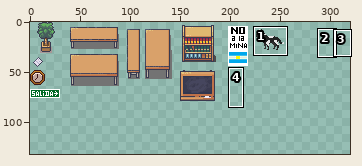
One commit to this sprite sheet: Assets/Proyecto/AssetsNoneGame/Objetos-y-Mas.png. Above, an overview of the earlier version with the close-up marked.
Close-up. Earlier state:
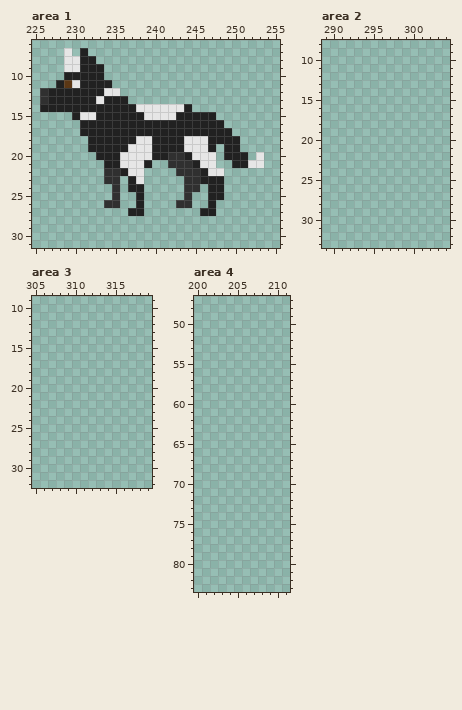
The file is 320x240 pixels. Pixels under 10% opacity are left out. Colours within 5 levels of each other are drawn and written as one. Shown: area 1: x 225..255, y 6..31; area 2: x 289..304, y 8..33; area 3: x 305..319, y 9..32; area 4: x 200..211, y 47..83. The wide view leaves out empty margins. The commit also changed other parts of the picture, which this record leaves out.
New version:
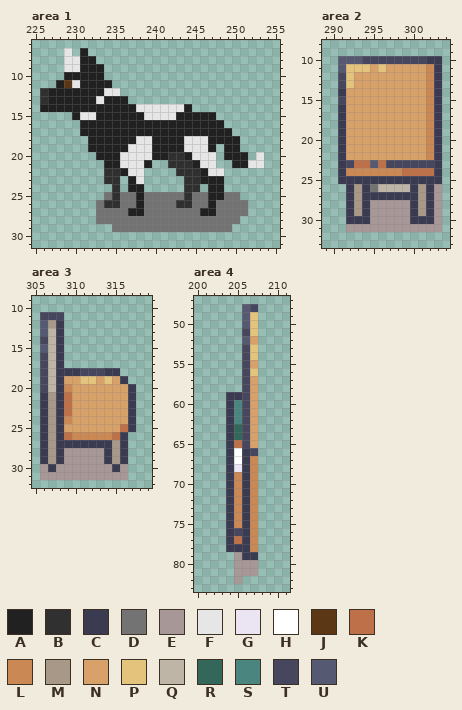
Palette (. is transparent): A #212121  B #303030  C #3a3a50  D #737373  E #a79796  F #e6e6e6  G #ebe4f2  H #ffffff  J #5b3715  K #be7149  L #ca8854  M #a79888  N #d9a16a  P #e4c47c  Q #beb5a6  R #32675a  S #4a8580  T #46465e  U #565972
From old to new:
Changed rows in their new state; - is an unchanged pixel.
Area 1:
first column x 233:
25 -D-DD-DDDDD-DD--DD-
26 D--DD-DDDD--DD-DDDD
27 DDDD--DDDDDDD--DDDD
28 DDDDDDDDDDDDDDDDDD-
29 --DDDDDDDDDDDDDDD--
Area 2:
first column x 291:
10 UUUTTTTTTTTCC
11 UPPPNPNNNNNLC
12 TPNNNNNNNNNLC
13 TPNNNNNNNNNLC
14 CNNNNNNNNNNLC
15 TNNNNNNNNNNLC
16 CNNNNNNNNNNLC
17 CNNNNNNNNNNLC
18 CNNNNNNNNNNLC
19 CNNNNNNNNNNLC
20 CNNNNNNNNNNLC
21 CNNNNNNNNNNLC
22 CNNNNNNNNNNLC
23 CTKKUKTTTTTTC
24 CLLLLLLLKKKKC
25 CCCCCCCCCCCCC
26 -CMCDQQQQCMCE
27 -CMCCCCCCCMCE
28 -CMCEEEEECMCE
29 -CMCEEEEECMCE
30 -CCCEEEEECCCE
31 -EEEEEEEEEEEE
Area 3:
first column x 306:
11 TTT---------
12 UMC---------
13 UQC---------
14 TQC---------
15 UQC---------
16 TQC---------
17 TQC---------
18 TQCCCTTTCC--
19 TQCNNPPNPNC-
20 TQCLNNNNNNNC
21 CMCKNNNNNNNC
22 CMCKNNNNNNNC
23 CMCKNNNNNNNC
24 CMCLNNNNNNNC
25 CMCNNNNNNNKC
26 CMCKLLLLLKC-
27 CMCCCCCCCMC-
28 CMCEEEEECMC-
29 CMCEEEEECMC-
30 ECEEEEEEECE-
31 EEEEEEEEEEE-
Area 4:
first column x 204:
48 --UT
49 --UP
50 --UP
51 --TP
52 --UN
53 --TP
54 --TP
55 --TN
56 --TP
57 --TN
58 --TN
59 CCTN
60 CSTN
61 CSTN
62 CSTN
63 CRTN
64 CRTN
65 CKTN
66 CHCT
67 CHCL
68 CGCL
69 CLCL
70 CLCL
71 CLCL
72 CLCL
73 CLCL
74 CLCL
75 CLCL
76 CTCL
77 CKCL
78 CCCL
79 -ECC
80 -EEE
81 -EEE
82 -E--
Changed places in both close-ups, as pixel boxes (x1, y1, x2, y2):
added: (96, 192, 248, 232)
added: (338, 56, 442, 232)
added: (40, 312, 136, 480)
added: (226, 304, 258, 584)
